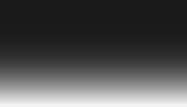
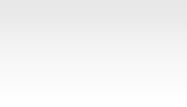
Layer changes from the first 187×107 image to the second:
added layer "Rectangle 1" (90%) above "Layer 2 copy 4" over left=0, top=0, right=187, bottom=107
renamed "Layer 2 copy 2" to "Layer 2 copy 4", moved it above "Layer 2 copy 3", painted on it over left=0, top=0, right=187, bottom=107
removed layer "Layer 2 copy" over left=0, top=0, right=187, bottom=107
removed layer "Layer 2" over left=0, top=0, right=187, bottom=107
